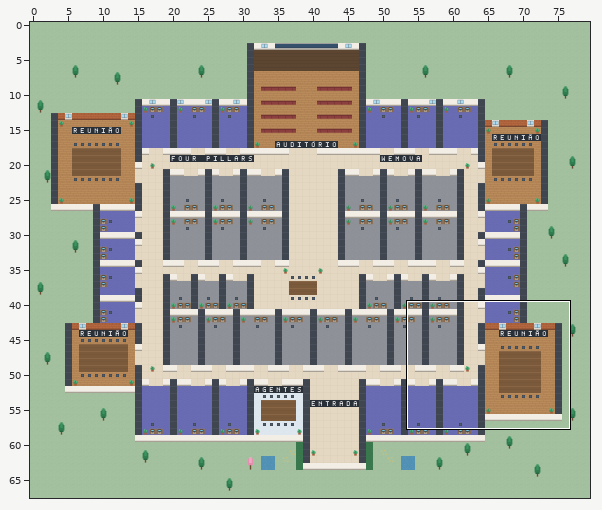
Level history. Tiled map (JSON): escritorio.tmj. Above: a wide view before the commit, with the close-up outlined.
Close-up. Before the commit:
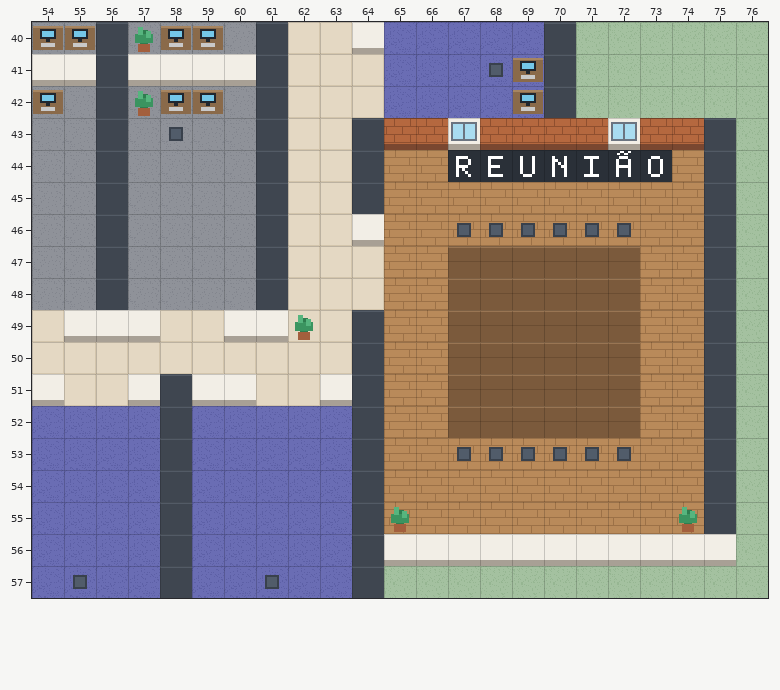
Cells are 32x32 px. Shown: x 54..76, y 40..57. The commit also changed other parts of the map, which this record leaves out.
After the commit:
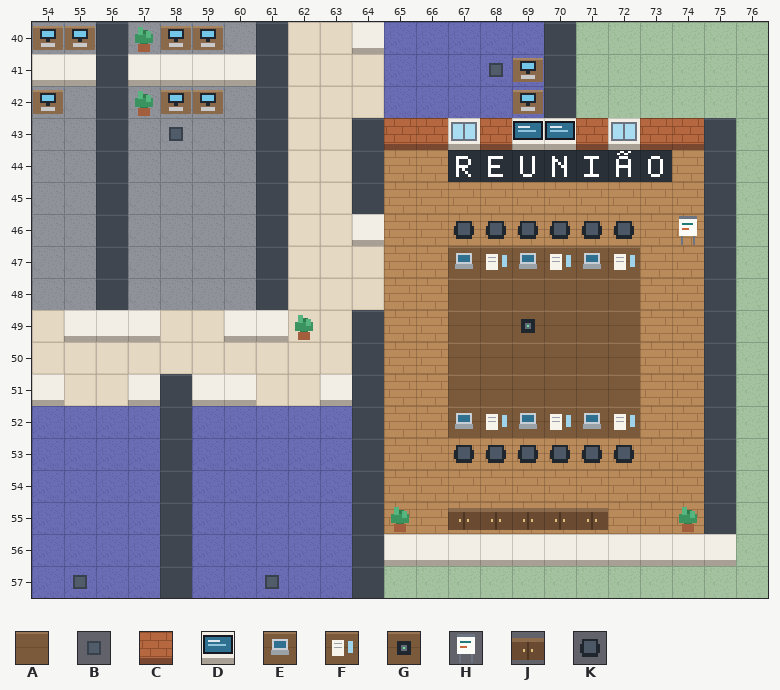
Key: from "fp-wm-office": A 17, B 18, C 29, D 35, E 36, F 37, G 38, H 39, J 40, K 43.
_ is an empty cell, . an unchanged one.
Change:
--- layer "walls"
@@ x 69..70 @@
-43 CC
+43 DD
--- layer "furniture"
@@ x 67..74 @@
-46 BBBBBB._
-47 AAAAAA..
+46 KKKKKK.H
+47 EFEFEF..
@@ x 69..69 @@
-49 A
+49 G
@@ x 67..72 @@
-52 AAAAAA
-53 BBBBBB
+52 EFEFEF
+53 KKKKKK
@@ x 67..71 @@
-55 _____
+55 JJJJJ
Where, in picture pixels (left, top, right, bottom), the same in both close-ups:
changed: (512, 118, 576, 150)
changed: (454, 221, 635, 270)
added: (679, 216, 697, 245)
changed: (521, 319, 535, 333)
changed: (454, 413, 635, 463)
added: (448, 508, 608, 530)
